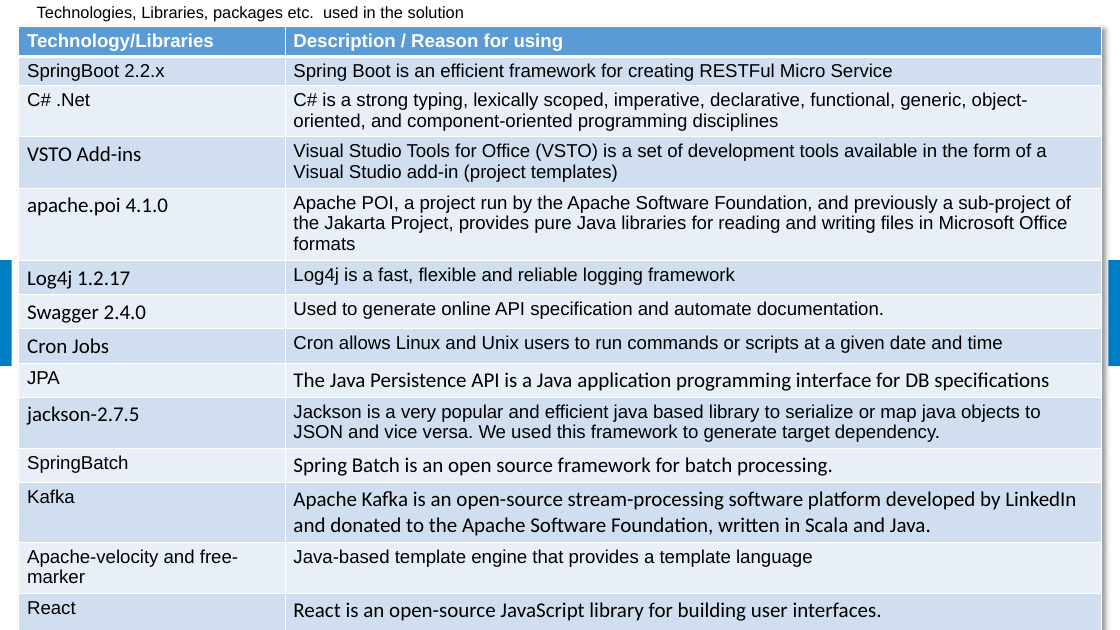
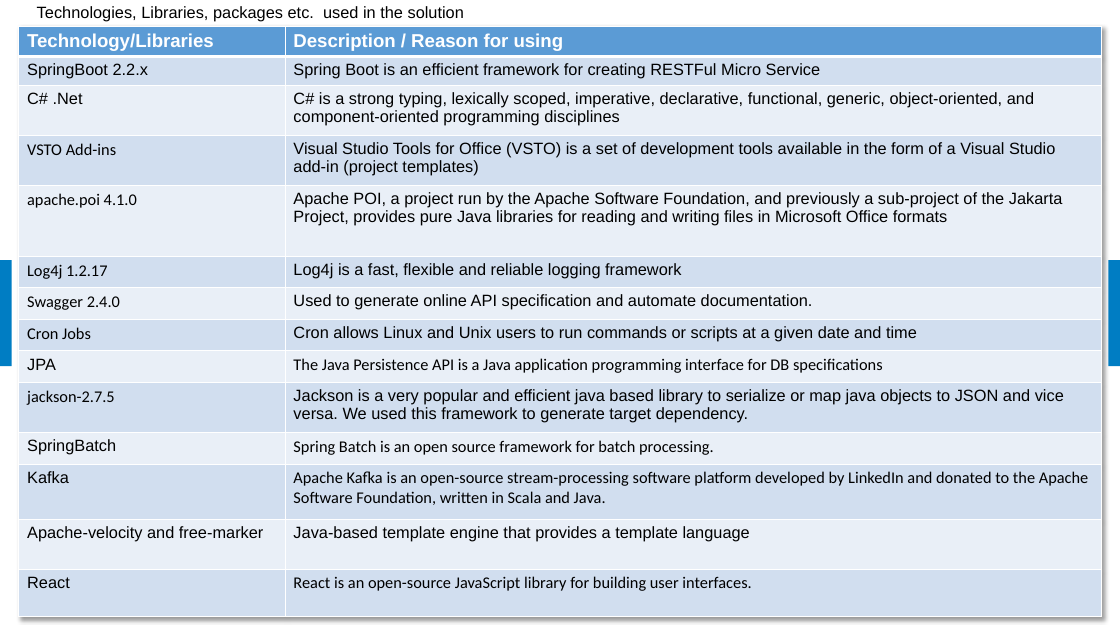
Before and after one commit to samratbasu2019/iSoreDesignArtifacts, a slide deck: slide 8 of iSolve-iCount-Hackathon_Solution.pptx. Drawn at 1120x630 pixels with LibreOffice and Linux fonts; fonts in the diff are those of the drawing; background and template pictures are left out. Boxes give left, top, right and bottom in pixels: in the first picture for what was removed or moved away, otherwise in the second. Text is boxed around its words. In the diff, an @@ line names an element or a change of style, - is before the commit and + after.

```diff
--- a/iSolve-iCount-Hackathon_Solution.pptx
+++ b/iSolve-iCount-Hackathon_Solution.pptx
@@ table at <box>18,26,1102,618</box> @@
@@ size 16 to 14 pt in "SpringBoot 2.2.x", "Spring Boot is an efficient framework for ...", "C# .Net", "C# is a strong typing, lexically scoped, ..." and 12 more places @@
@@ size 18 to 14 pt in "VSTO Add-ins", "apache.poi 4.1.0", "Log4j 1.2.17", "Swagger 2.4.0" and 6 more places @@
```
Also in this commit, not shown: 1 other file.
